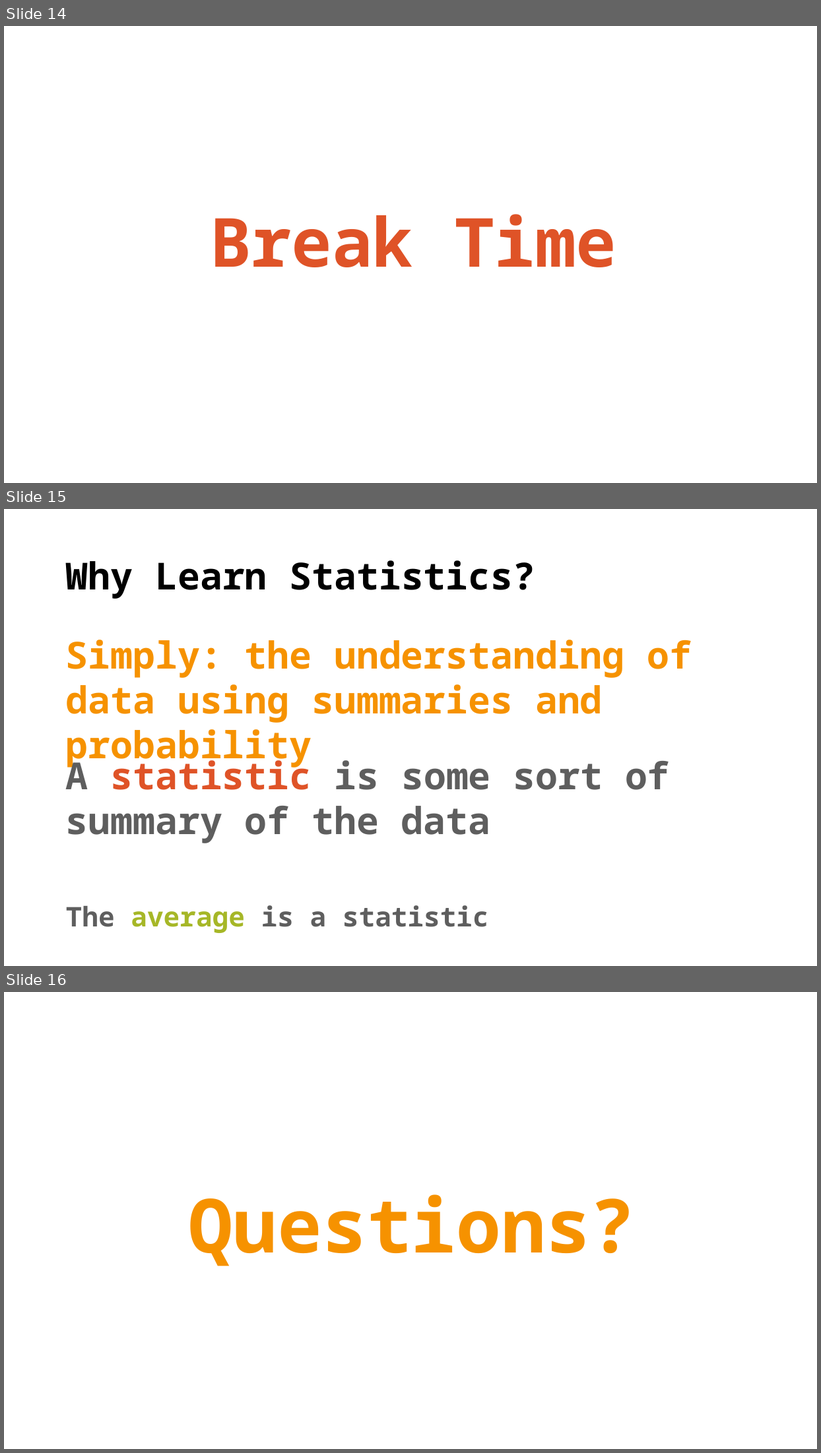
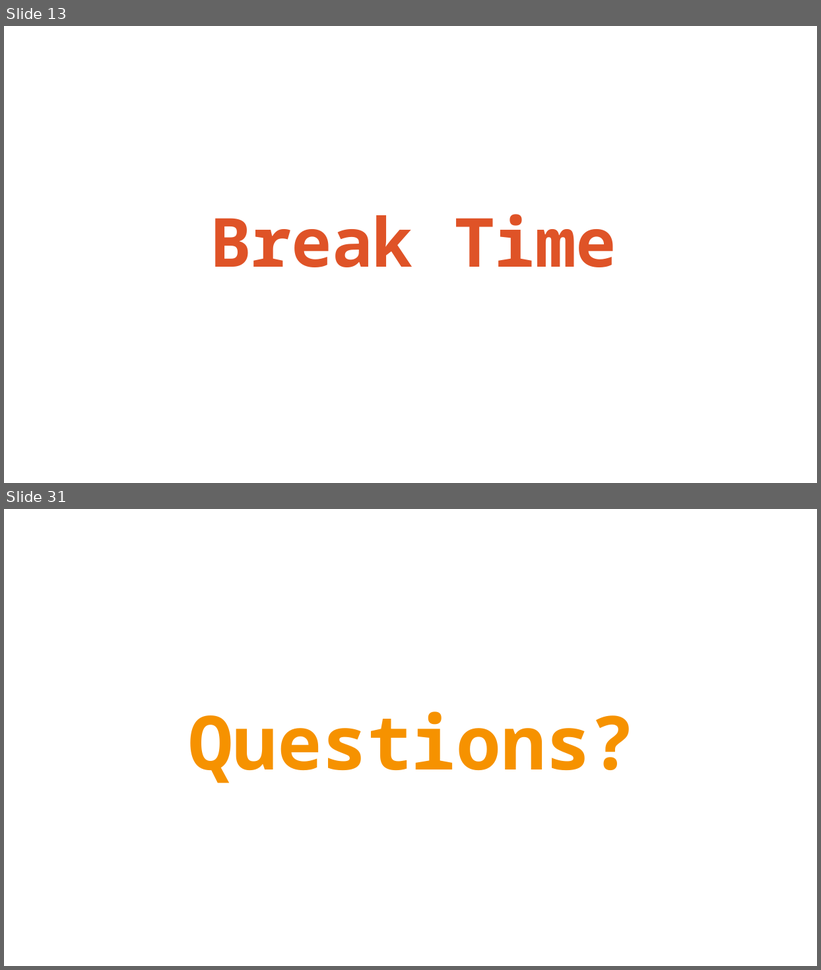
Before and after one commit to TysonStanley/EDU-6050, a slide deck: Slides/02_EDUC_6050_2018.pptx. Shown one above the other, each under a label of ours: slides 14, 15 and 16 before the commit, slides 13 and 31 after it; the slides between them are not shown. The pictures are 821x1453 and 821x970 pixels, drawn with LibreOffice and Linux fonts; fonts in the diff are those of the drawing. Boxes give left, top, right and bottom in pixels: in the first picture for what was removed or moved away, otherwise in the second. Text is boxed around its words. In the diff, an @@ line names an element or a change of style, - is before the commit and + after.

```diff
--- a/Slides/02_EDUC_6050_2018.pptx
+++ b/Slides/02_EDUC_6050_2018.pptx
@@ slide 15 removed at (4, 509, 817, 966), background #FFFFFF @@
@@ title removed at (66, 560, 536, 599) @@
-Why Learn Statistics?
@@ text removed at (66, 640, 692, 768) @@
-Simply: the understanding of data using summaries and probability
@@ text removed at (66, 755, 670, 844) @@
-A statistic is some sort of summary of the data
@@ text removed at (66, 906, 489, 933) @@
-The average is a statistic
@@ what was slide 14 is now slide 13 @@
@@ what was slide 16 is now slide 31 @@
```
Also in this commit, not shown: 3 slides changed, 18 slides added, 2 other slides removed, 7 other files.
